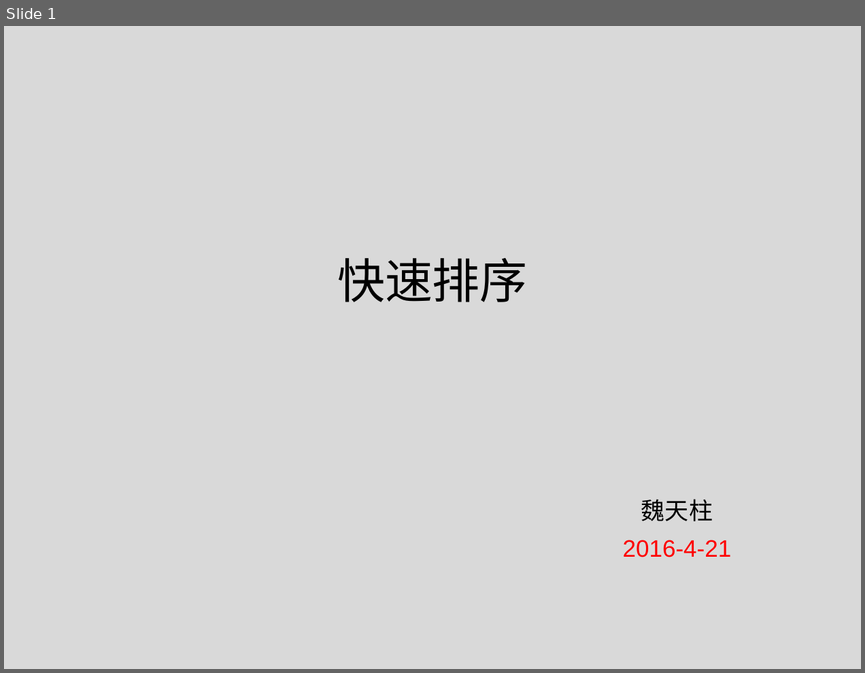
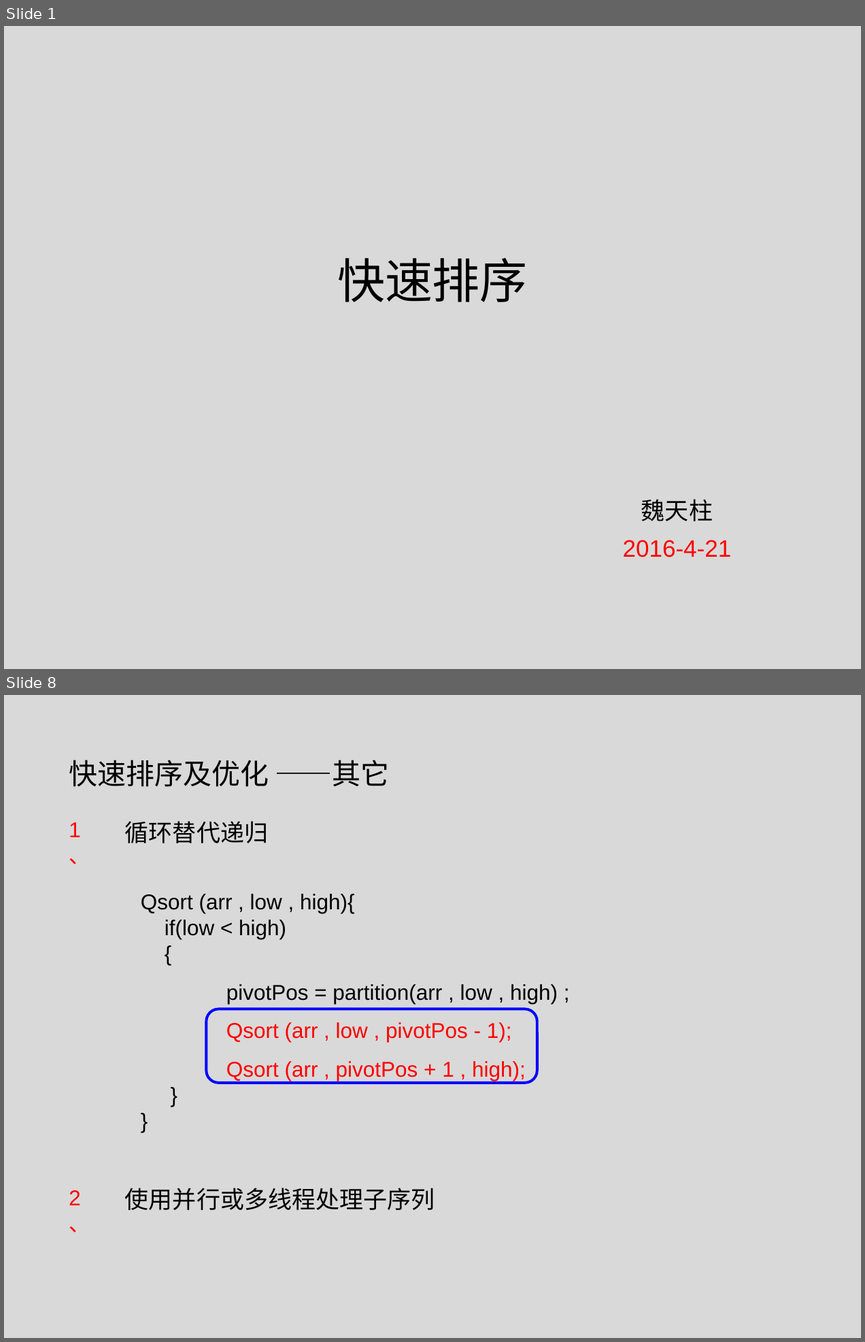
Before and after one commit to tianzhuwei/PPT, a slide deck: 快排+优化.pptx. Shown one above the other, each under a label of ours: slide 1 before the commit, slides 1 and 8 after it; the slides between them are not shown. The pictures are 865x673 and 865x1342 pixels, drawn with LibreOffice and Linux fonts; fonts in the diff are those of the drawing. Boxes give left, top, right and bottom in pixels: in the first picture for what was removed or moved away, otherwise in the second. Text is boxed around its words. In the diff, an @@ line names an element or a change of style, - is before the commit and + after.

Commit message:
快排优化

```diff
--- a/快排+优化.pptx
+++ b/快排+优化.pptx
@@ slide 8 added at (4,695,861,1338), background #D9D9D9 @@
@@ text added at (69,760,390,787), 24 pt, text #000000 @@
+快速排序及优化 ——其它
@@ text added at (69,822,90,864), 18 pt, text #FF0000 @@
+1、
@@ text added at (125,821,268,843), 20 pt, text #000000 @@
+循环替代递归
@@ text added at (141,894,558,1081), 18 pt, text #000000 @@
+Qsort (arr , low , high){
+if(low < high)
+{
+pivotPos = partition(arr , low , high) ;
+Qsort (arr , low , pivotPos - 1);
+Qsort (arr , pivotPos + 1 , high);
+}
+}
@@ rounded rectangle added at (206,1008,537,1083), outline #0000FF 2.25 pt @@
@@ text added at (69,1190,90,1232), 18 pt, text #FF0000 @@
+2、
@@ text added at (125,1187,435,1210), 20 pt, text #000000 @@
+使用并行或多线程处理子序列
```
Also in this commit, not shown: 5 slides changed, 2 other slides added, 1 slide removed.
